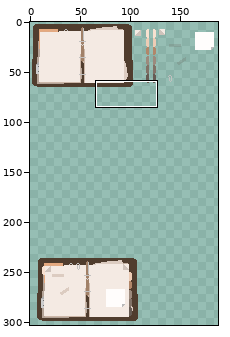
Edited in one commit: sprite sheet (Assets/Resources/Sprites/UI/diary_sheet.png). The picture above shows the old version from afar; the outline marks the close-up.
Close-up. As it was:
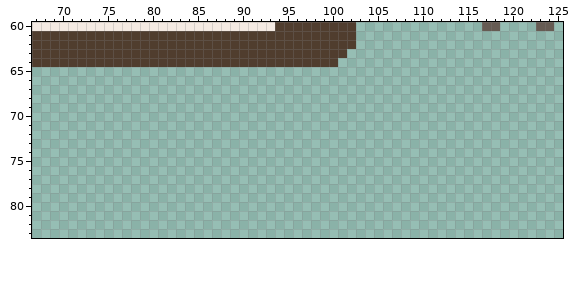
The file is 301x305 pixels. Colours within 5 levels of each other are drawn and written as one. Shown: x 67..125, y 60..83. The wide view leaves out empty margins.
After:
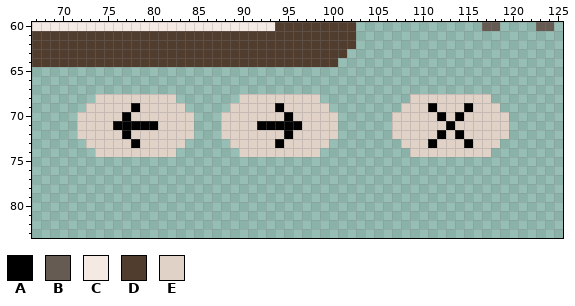
Palette (. is transparent): A #000000  B #665b53  C #f4eae3  D #503d2e  E #e1d2c7
The exact change:
y 68: x 74..82 ......... -> EEEEEEEEE; x 90..98 ......... -> EEEEEEEEE; x 109..117 ......... -> EEEEEEEEE
y 69: x 73..83 ........... -> EEEEEAEEEEE; x 89..99 ........... -> EEEEEAEEEEE; x 108..118 ........... -> EEEAEEEAEEE
y 70: x 72..84 ............. -> EEEEEAEEEEEEE; x 88..100 ............. -> EEEEEEEAEEEEE; x 107..119 ............. -> EEEEEAEAEEEEE
y 71: x 72..84 ............. -> EEEEAAAAAEEEE; x 88..100 ............. -> EEEEAAAAAEEEE; x 107..119 ............. -> EEEEEEAEEEEEE
y 72: x 72..84 ............. -> EEEEEAEEEEEEE; x 88..100 ............. -> EEEEEEEAEEEEE; x 107..119 ............. -> EEEEEAEAEEEEE
y 73: x 73..83 ........... -> EEEEEAEEEEE; x 89..99 ........... -> EEEEEAEEEEE; x 108..118 ........... -> EEEAEEEAEEE
y 74: x 74..82 ......... -> EEEEEEEEE; x 90..98 ......... -> EEEEEEEEE; x 109..117 ......... -> EEEEEEEEE
